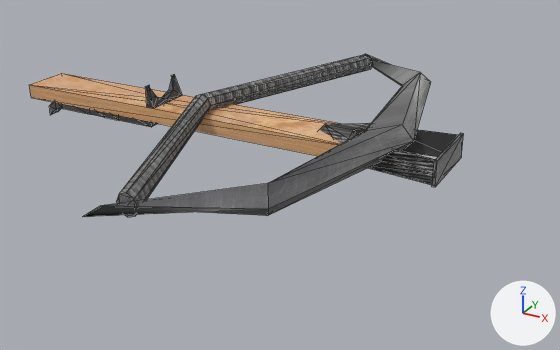
A saved change to the OBJ model StemistHacks2/Assets/models/Crossbow15.obj.
Both versions are drawn from a camera (50 mm lens) standing at (3.84, -6.13, 2.46) and looking at (0.56, -0.15, -0.53). Every picture has the same lights, and +X, +Y and +Z are marked at lower right. Mesh edges are drawn as thin lines. Where no turn or scale is listed for an object, it has been applied to the vertices.
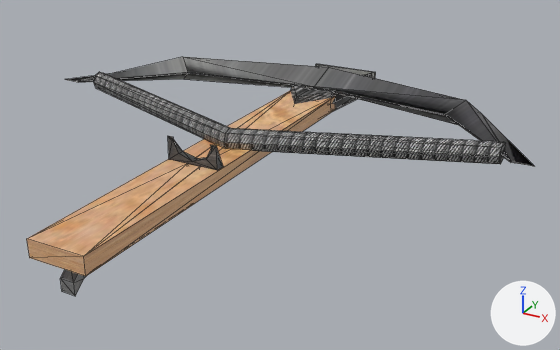
The change in detail:
me_sphere is used by ob_sphere; location (0.0, 0.0, 0.0).
me_sphere had 49 vertices, 82 faces, 2 loose edges and spanned x -0.49..2.13, y -2.22..2.16, z -0.23..0.13.
me_sphere now has 146 vertices, 276 faces and spans x -2.18..2.86, y -2.87..1.81, z -0.46..0.16.
me_sphere part 1: the loose piece of 24 vertices spanning x -0.49..0.53, y -2.22..2.16, z -0.1..0.1 is turned 90 degrees about the z axis through its middle, then moved by (0.35, -0.29, 0.0).
me_sphere part 2: a new loose piece, a box spanning x -0.028..0.709, y 1.778..1.805, z -0.223..0.012, in mat_material (picture img_metal_texture_jpg).
me_sphere part 3: the loose piece of 21 vertices spanning x 0.85..2.13, y -0.35..0.36, z -0.23..0.0 is turned 90 degrees about the z axis through its middle, then moved by (-1.15, 1.15, 0.0).
me_sphere part 4: a new loose piece of 54 vertices spanning x 0.09..0.59, y -2.87..1.0, z -0.46..-0.06.
me_sphere part 5: a new loose piece of 21 vertices spanning x -2.18..2.86, y -0.06..1.47, z -0.13..0.13, in mat_material (picture img_metal_texture_jpg).
me_sphere part 6: a new loose piece of 18 vertices spanning x 0.1..0.58, y -1.26..-1.17, z -0.06..0.16, in mat_material (picture img_metal_texture_jpg).
me_sphere now uses material mat_material (picture img_metal_texture_jpg).
me_sphere now uses material mat_material_001 (picture img_wood_texture_png).
Object 'Sphere.001' (ob_sphere_001) is deleted.
Object 'Sphere.002' (ob_sphere_002) is deleted.

What differs and where, as boxes [x1, y1, x2, y2] in the pictures (560 x 350 px; the box of a moved part takes in the faces that stretch with it):
'Sphere', reshaped (48% wider, 47% taller)
    before: [116, 55, 458, 217]
    after: [27, 57, 534, 296]
'Sphere.001', deleted
    before: [49, 54, 464, 217]
'Sphere.002', deleted (brown)
    before: [29, 73, 342, 156]
part 1 of me_sphere, moved or reshaped
    before: [116, 55, 372, 217]
    after: [94, 72, 506, 164]
part 2 of me_sphere, added
    after: [316, 64, 376, 78]
part 3 of me_sphere, moved or reshaped
    before: [320, 123, 458, 185]
    after: [290, 73, 372, 112]
part 4 of me_sphere, added (brown)
    after: [27, 90, 336, 296]
part 5 of me_sphere, added
    after: [65, 57, 534, 166]
part 6 of me_sphere, added
    after: [168, 136, 223, 170]
